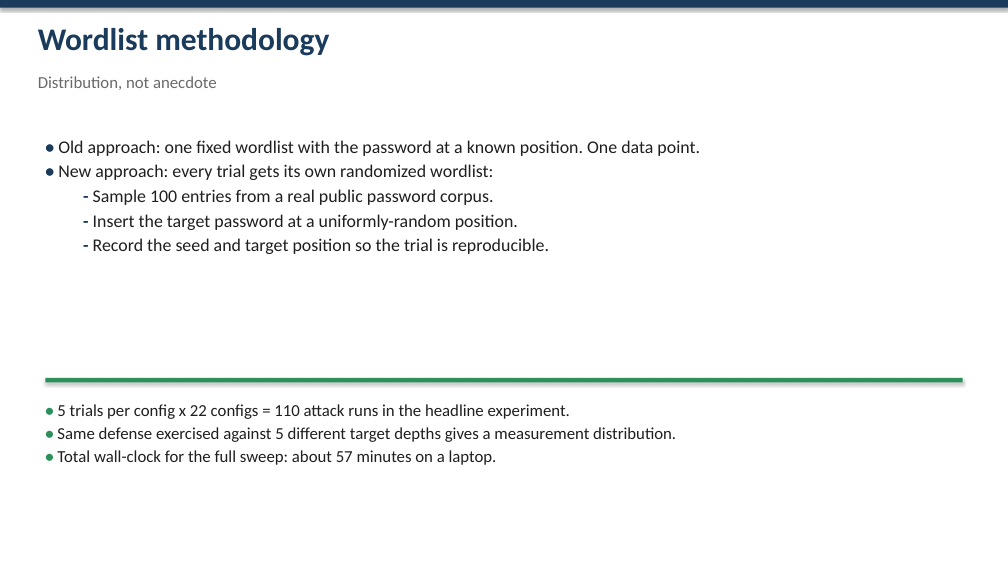
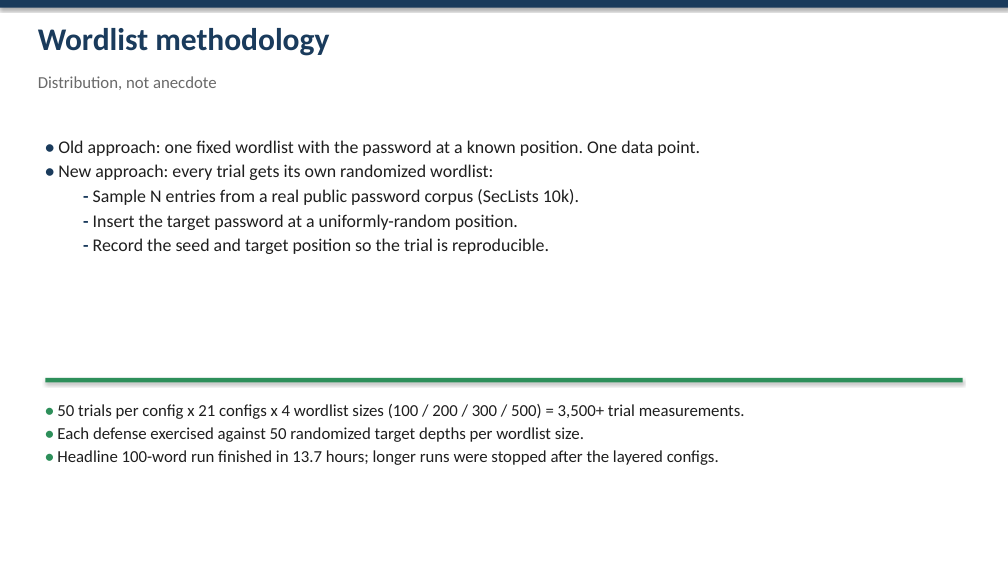
Before and after one commit to Spring-2026-Information-Security/Research-Project, a slide deck: slide 6 of Presentation.pptx. Drawn at 1008x567 pixels with LibreOffice and Linux fonts; fonts in the diff are those of the drawing. Boxes give left, top, right and bottom in pixels: in the first picture for what was removed or moved away, otherwise in the second. Text is boxed around its words. In the diff, an @@ line names an element or a change of style, - is before the commit and + after.

```diff
--- a/Presentation.pptx
+++ b/Presentation.pptx
@@ text at <box>93,189,579,205</box>: text changed @@
-  - Sample 100 entries from a real public password corpus.
+  - Sample N entries from a real public password corpus (SecLists 10k).
@@ text at <box>57,404,745,465</box>: text changed @@
-• 5 trials per config x 22 configs = 110 attack runs in the headline experiment.
-• Same defense exercised against 5 different target depths gives a measurement distribution.
-• Total wall-clock for the full sweep: about 57 minutes on a laptop.
+• 50 trials per config x 21 configs x 4 wordlist sizes (100 / 200 / 300 / 500) = 3,500+ trial measurements.
+• Each defense exercised against 50 randomized target depths per wordlist size.
+• Headline 100-word run finished in 13.7 hours; longer runs were stopped after the layered configs.
```
Also in this commit, not shown: 4 other slides changed, 5 slides added, 2 slides removed, 2 other files.
